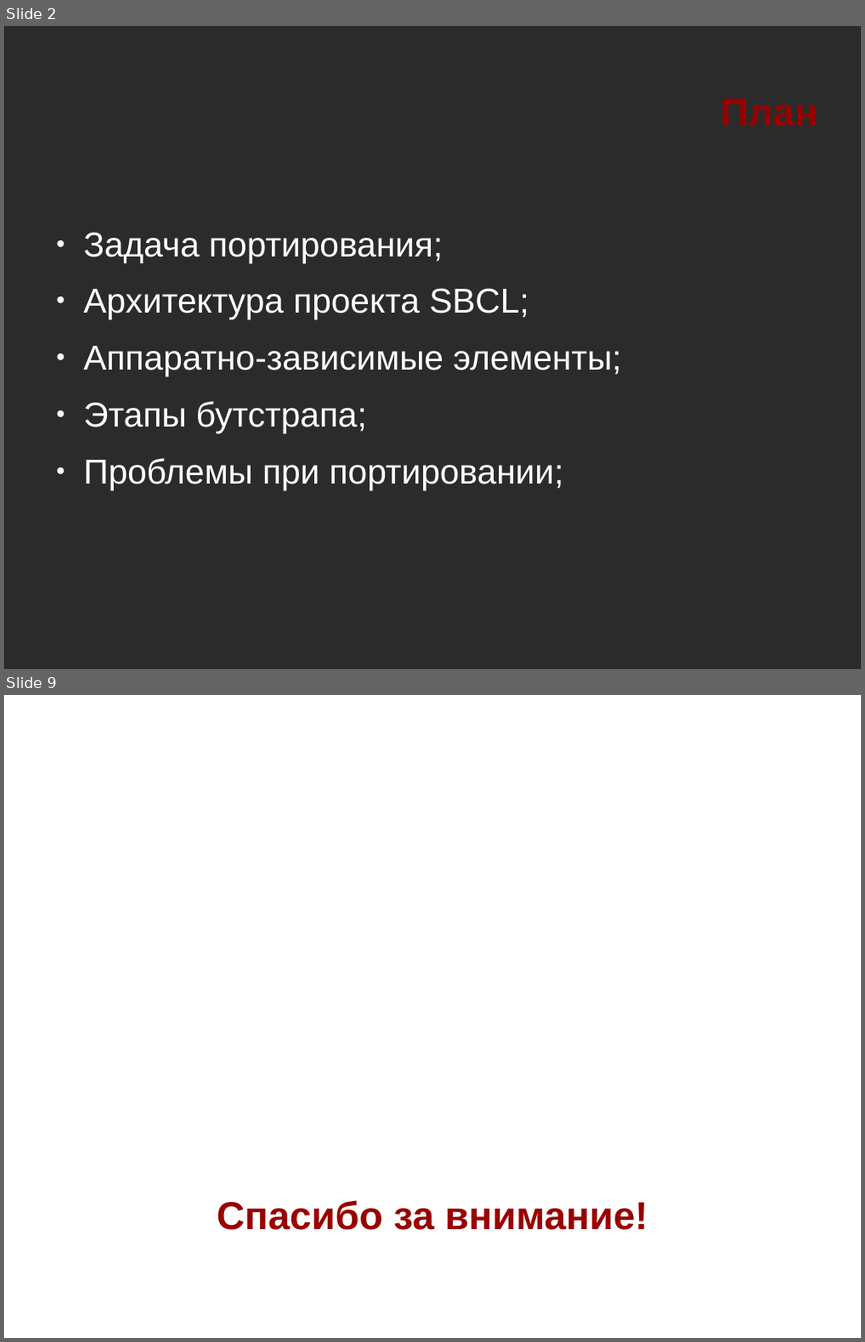
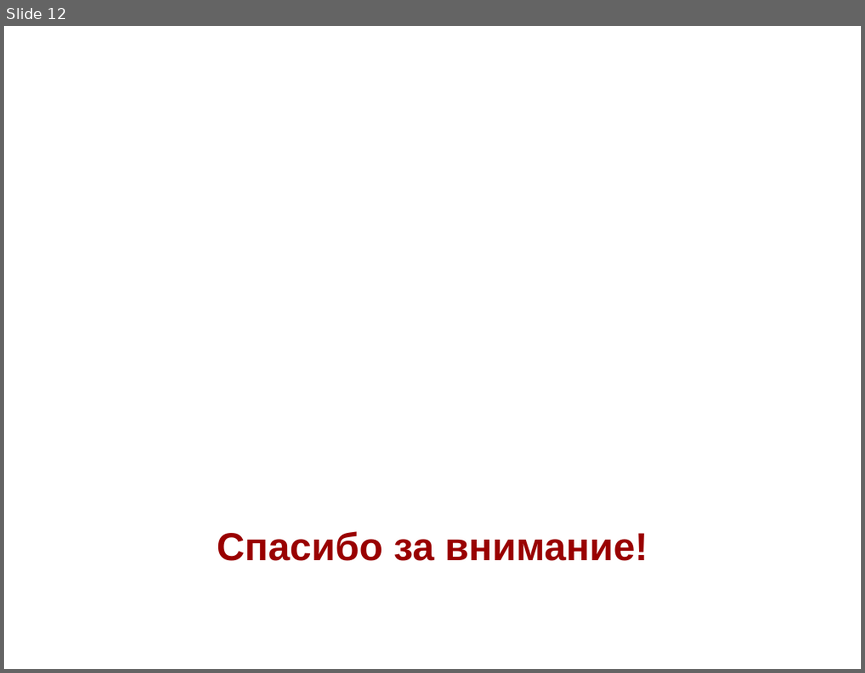
Before and after one commit to NIR-Ginko/presentations, a slide deck: 2020-02-07 ALT Join and community/ALT Join and community.odp. Shown one above the other, each under a label of ours: slides 2 and 9 before the commit, slide 12 after it; the slides between them are not shown. The pictures are 865x1342 and 865x673 pixels, drawn with LibreOffice and Linux fonts; fonts in the diff are those of the drawing; background and template pictures are left out; a plain dark background stands for a picture behind light text. Boxes give left, top, right and bottom in pixels: in the first picture for what was removed or moved away, otherwise in the second. Text is boxed around its words. In the diff, an @@ line names an element or a change of style, - is before the commit and + after.

```diff
--- a/2020-02-07 ALT Join and community/ALT Join and community.odp
+++ b/2020-02-07 ALT Join and community/ALT Join and community.odp
@@ slide 2 removed at (4, 26, 861, 669), background picture (left out) @@
@@ title removed at (721, 98, 818, 126) @@
-План
@@ text removed at (84, 232, 621, 489) @@
-● Задача портирования;
-● Архитектура проекта SBCL;
-● Аппаратно-зависимые элементы;
-● Этапы бутстрапа;
-● Проблемы при портировании;
@@ what was slide 9 is now slide 12 @@
```
Also in this commit, not shown: 11 slides added, 7 other slides removed.
